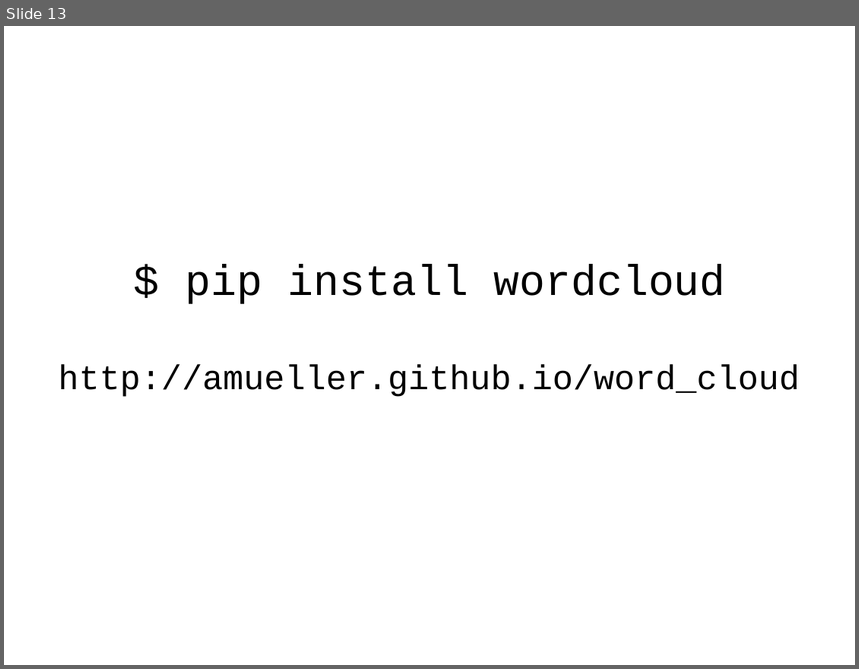
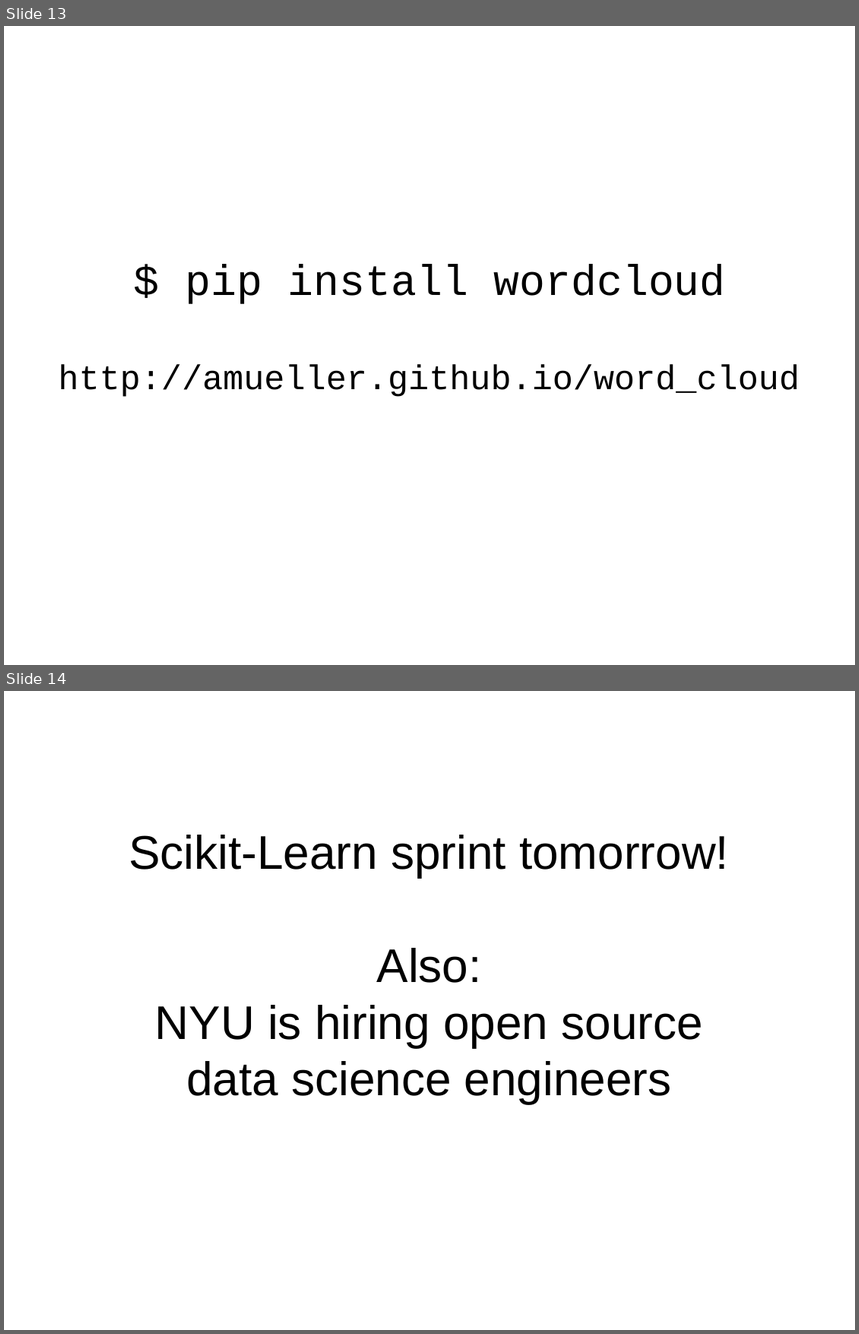
Before and after one commit to amueller/talks_odt, a slide deck: wordcloud_scipy_2015_lightnight.odp. Shown one above the other, each under a label of ours: slide 13 before the commit, slides 13 and 14 after it. The pictures are 859x669 and 859x1334 pixels, drawn with LibreOffice and Linux fonts; fonts in the diff are those of the drawing. Boxes give left, top, right and bottom in pixels: in the first picture for what was removed or moved away, otherwise in the second. Text is boxed around its words. In the diff, an @@ line names an element or a change of style, - is before the commit and + after.

```diff
--- a/wordcloud_scipy_2015_lightnight.odp
+++ b/wordcloud_scipy_2015_lightnight.odp
@@ slide 14 added at bbox=[4, 691, 855, 1330], background #FFFFFF @@
@@ subtitle added at bbox=[129, 835, 729, 1104], 44 pt, text #000000 @@
+Scikit-Learn sprint tomorrow!
+Also:
+NYU is hiring open source
+data science engineers
```
Also in this commit, not shown: 1 slide changed, 1 other file.
